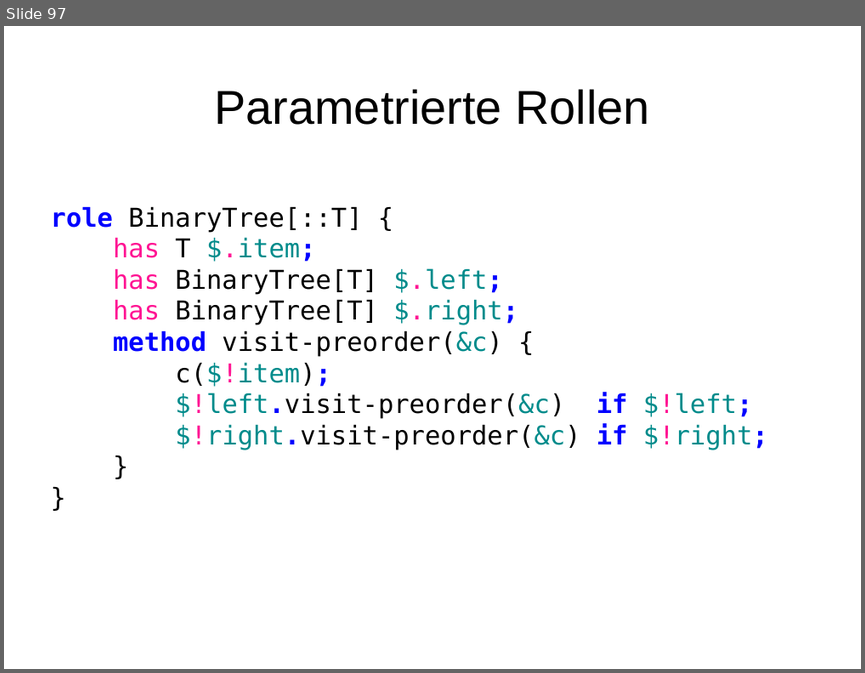
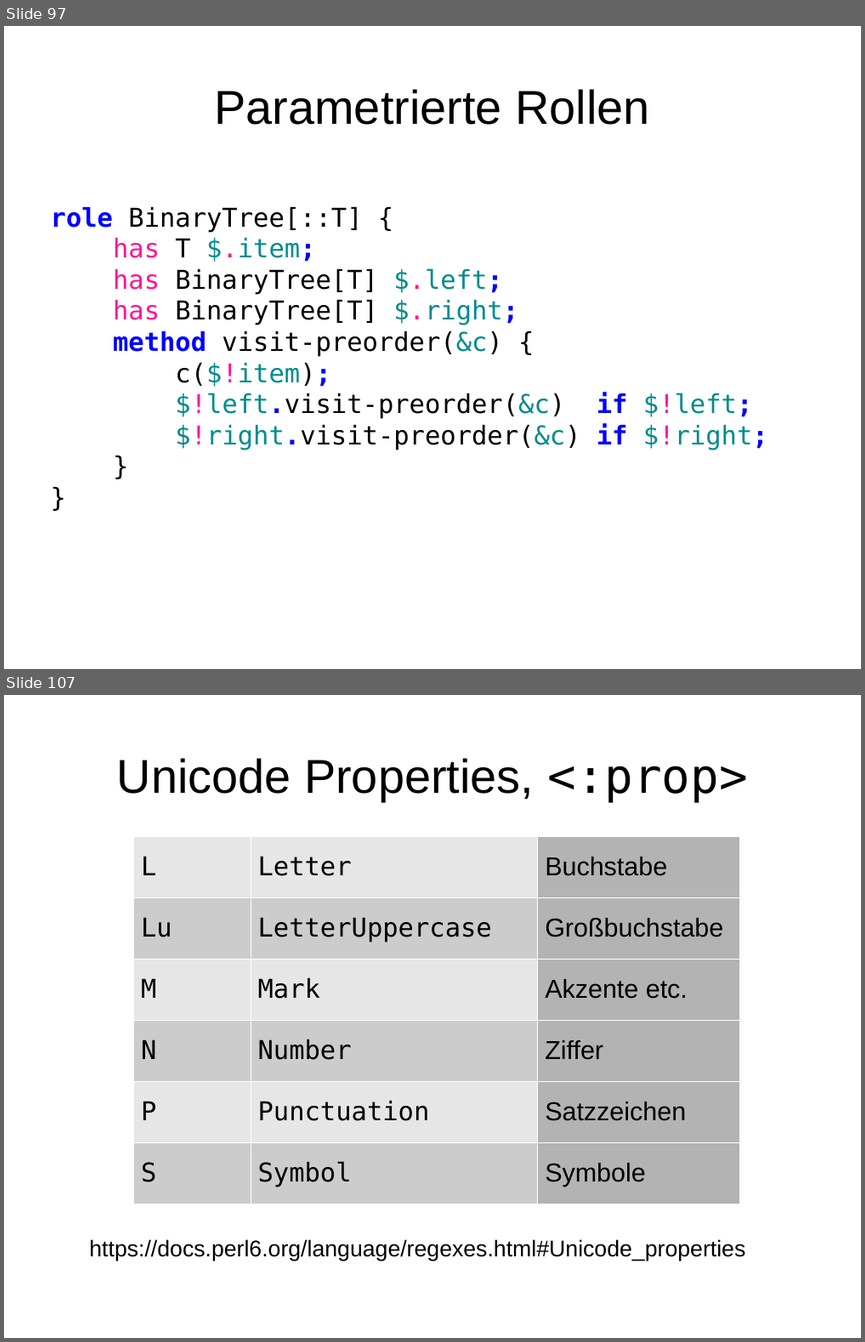
Before and after one commit to moritz/perl6-training-de, a slide deck: schulung.odp. Shown one above the other, each under a label of ours: slide 97 before the commit, slides 97 and 107 after it; the slides between them are not shown. The pictures are 865x673 and 865x1342 pixels, drawn with LibreOffice and Linux fonts; fonts in the diff are those of the drawing. Boxes give left, top, right and bottom in pixels: in the first picture for what was removed or moved away, otherwise in the second. Text is boxed around its words. In the diff, an @@ line names an element or a change of style, - is before the commit and + after.

Commit message:
Regexes, Grammars

```diff
--- a/schulung.odp
+++ b/schulung.odp
@@ slide 107 added at bbox=[4, 695, 861, 1338], background #FFFFFF @@
@@ title added at bbox=[117, 758, 747, 803], 44 pt, text #000000 @@
+Unicode Properties, <:prop>
@@ table added at bbox=[133, 836, 738, 1203], 6 rows, 3 columns @@
+L | Letter | Buchstabe
+Lu | LetterUppercase | Großbuchstabe
+M | Mark | Akzente etc.
+N | Number | Ziffer
+P | Punctuation | Satzzeichen
+S | Symbol | Symbole
@@ text added at bbox=[89, 1239, 745, 1260], 21 pt, text #000000 @@
+https://docs.perl6.org/language/regexes.html#Unicode_properties
```
Also in this commit, not shown: 1 slide changed, 36 other slides added, 10 other files.
